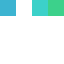
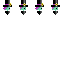
Comparing the layer stacks of the two w=64, h=64 images. Changes:
removed layer "Eingefügte Ebene" over bbox(48, 0, 64, 16)
added layer "yellow+" (70%) above "pink+" over bbox(11, 3, 57, 6)
added layer "pink+" (30%) above "green+" over bbox(4, 4, 55, 10)
added layer "green+" (40%) above "black+" over bbox(6, 7, 58, 11)
added layer "black+" (40%) above "guy" over bbox(8, 0, 58, 15)
added layer "guy" above "Ebene" over bbox(3, 0, 60, 15)
painted on "Ebene" over bbox(0, 0, 48, 16)
